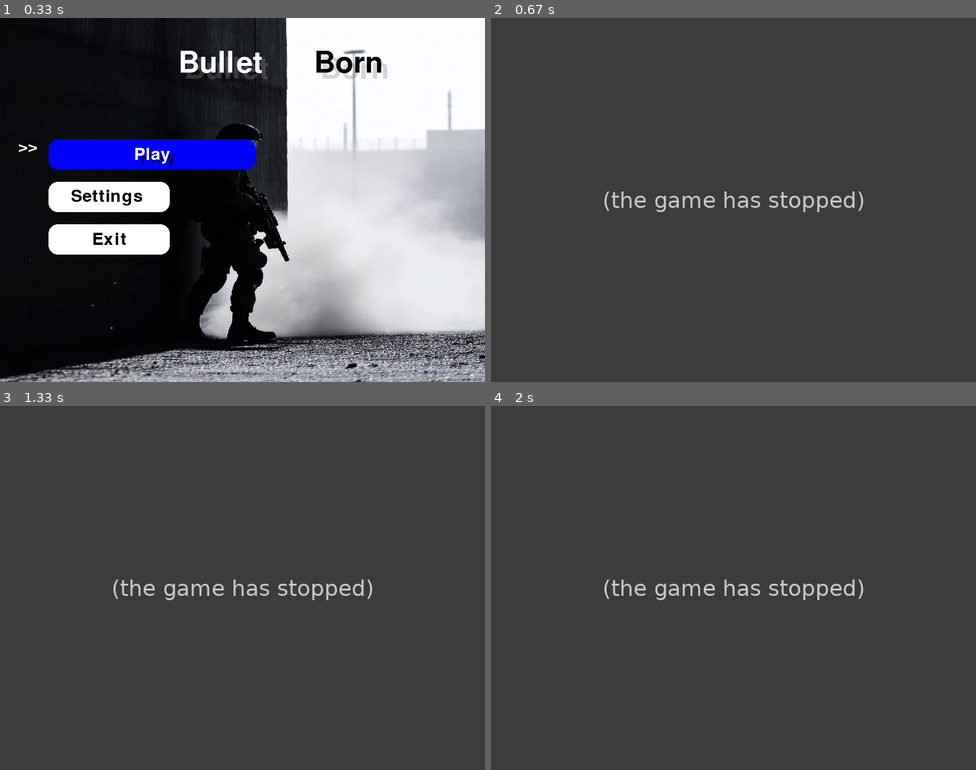
Above: before the commit, frames 1-4 (two rows, left to right).
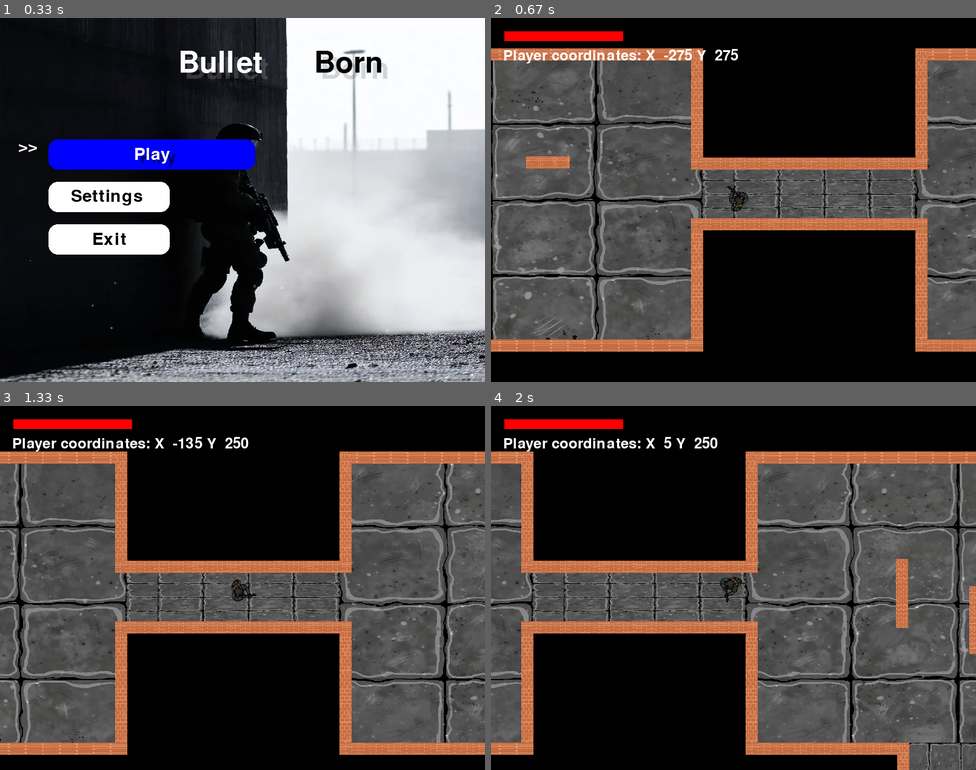
Above: after the commit, the same moments.

Repository: ML642/Pygame-Project
Game: pygame game, started from Maingame.py
Two runs of this game, one before a commit and one after it. Both use one fixed random seed, a clock stepped at 60 frames per second and the inputs below.
Inputs (mouse positions are in pixels of both pictures, inside the frame that each line leads up to):
- Up to frame 1 (0.33 s): no input
- Up to frame 2 (0.67 s): tap Enter at 0.33 s
- Up to frame 3 (1.33 s): hold Right 0.67-1.13 s; move the mouse to (223, 602) at 0.7 s; hold Up from 1.17 s (still down); move the mouse to (397, 577) at 1.2 s
- Up to frame 4 (2 s): release Up at 1.47 s; hold Right 1.5-1.97 s; move the mouse to (733, 609) at 1.53 s

Frame 1 is identical in both runs. In frame 2, 74% of the frame differs, in the area x 0-100%, y 0-100%; in frame 3, 74%; in frame 4, 76%.
Before the commit the program exited at 0.35 s; later frames show no game.

Commit message:
minor fixes

Diff:
--- a/Main_Menu.py
+++ b/Main_Menu.py
@@ -3,7 +3,6 @@
 from UI_components import Menu_option
 from UI_components import DustParticle
 pygame.init()
-
 
 def Main_menu ():
     screen_width = 800
--- a/Maingame.py
+++ b/Maingame.py
@@ -8,6 +8,8 @@
 from UI_components import draw_health_bar , Menu_option , DustParticle
 from stopmenu import pause_menu , draw_button , draw_slider
 from Main_Menu import Main_menu
+
+
 pygame.init()
 screen_width = 800
 screen_height = 600
@@ -24,6 +26,7 @@
 
 ROOM_WIDTH, ROOM_HEIGHT = 700, 500
 CELL_SIZE = 40
+
 level_1data = [
     {"x": 50, "y": 50, "form": 2, "type": 1, "enemies_counter": 3},
     {"x": ROOM_WIDTH + 50 + 240 + 100, "y": 50, "form": 9, "type": 1, "enemies_counter": 3},
@@ -90,11 +93,13 @@
 running = False
 stop = False
 drops = pygame.sprite.Group()
+running = True
 
 player.rect.center = ( -250 , 50 + ROOM_HEIGHT / 2 )  # - move the player to the room
 
 Main_menu()
 
+pygame.mouse.set_visible(True)
 while running:
     #print(enemies_counter)
         screen.fill(BLACK)
--- a/stopmenu.py
+++ b/stopmenu.py
@@ -217,5 +217,3 @@
 
 #     pygame.display.flip()
 #     clock.tick(60)
-
-pygame.quit()
